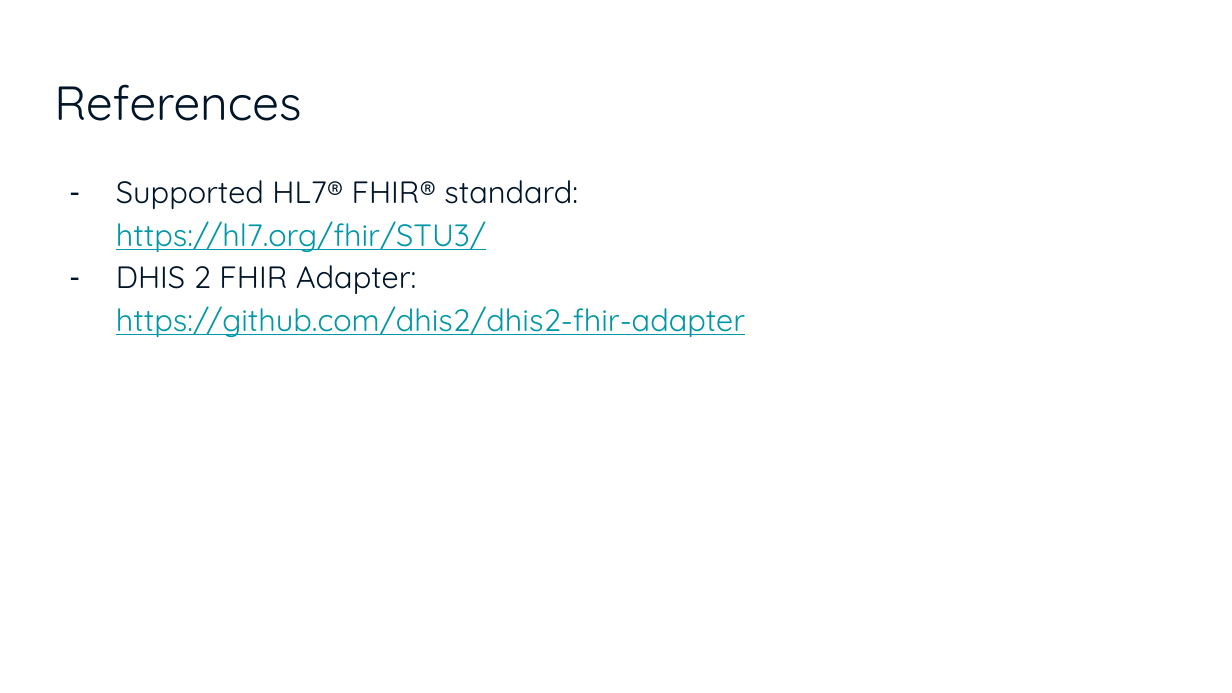
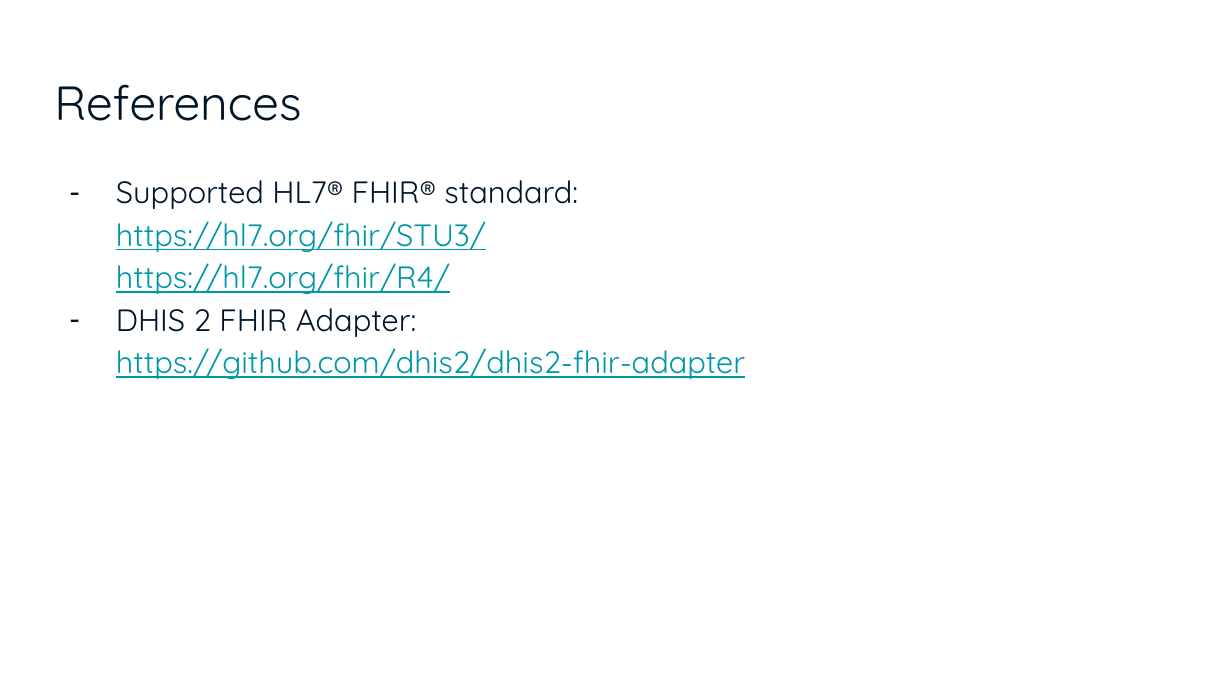
Before and after one commit to dhis2/dhis2-fhir-adapter, a slide deck: slide 17 of docs/DHIS_2_FHIR_Adapter_-_An_Overview.pptx. Drawn at 1232x693 pixels with LibreOffice and Linux fonts; fonts in the diff are those of the drawing; background and template pictures are left out. Boxes give left, top, right and bottom in pixels: in the first picture for what was removed or moved away, otherwise in the second. Text is boxed around its words. In the diff, an @@ line names an element or a change of style, - is before the commit and + after.

```diff
--- a/docs/DHIS_2_FHIR_Adapter_-_An_Overview.pptx
+++ b/docs/DHIS_2_FHIR_Adapter_-_An_Overview.pptx
@@ text at <box>116,180,578,294</box>: text changed; text colour #011529 to #0097A7 @@
-– Supported HL7® FHIR® standard:
-  https://hl7.org/fhir/STU3/
+– Supported HL7® FHIR® standard:
+  https://hl7.org/fhir/STU3/
+  https://hl7.org/fhir/R4/
```
Also in this commit, not shown: 5 other slides changed.
